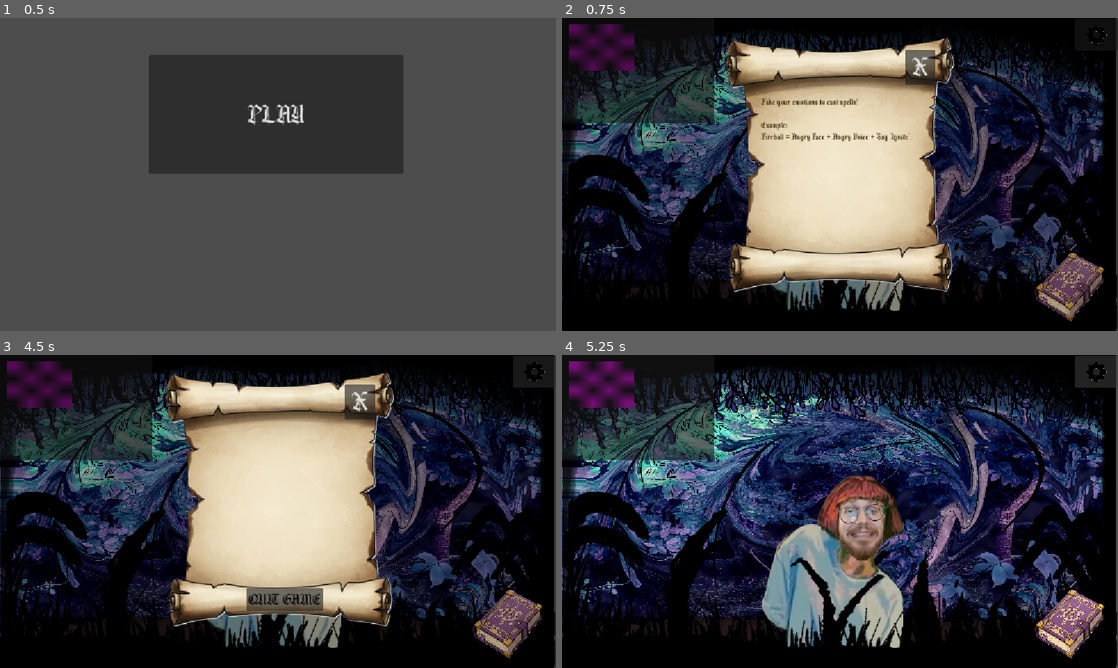
Above: before the commit, frames 1-4 (two rows, left to right).
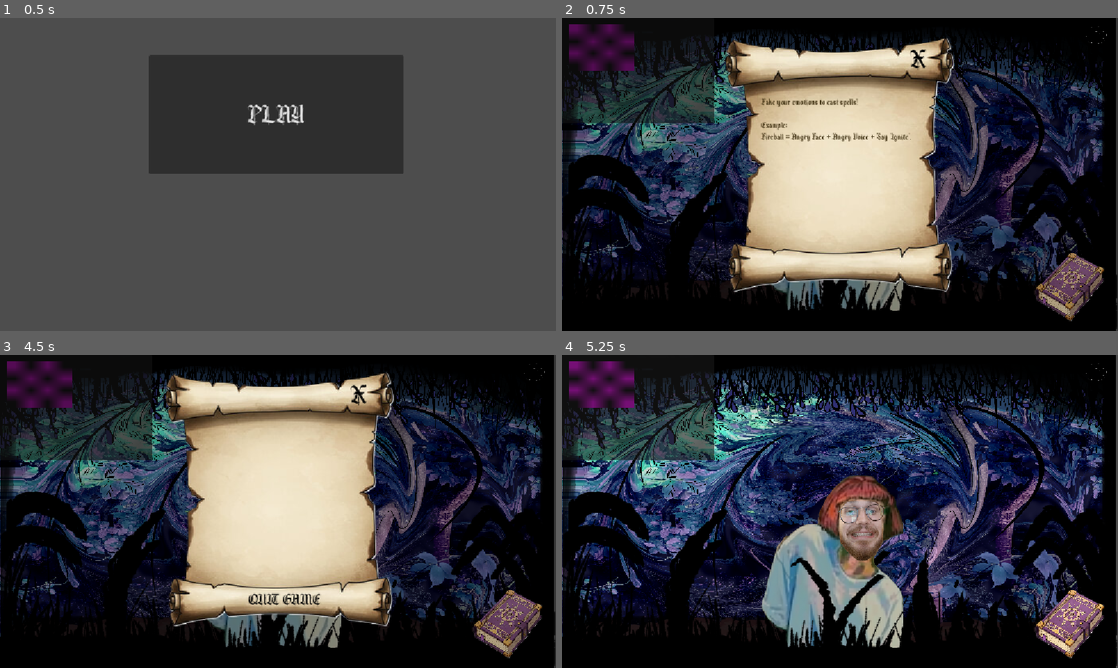
Above: after the commit, the same moments.

Repository: kkentia/Multimodal-Emotion-Recognition
Game: Godot game, scene res://Scences/StartScreen.tscn
The game is run twice, just before and just after one commit, with the same random seed, the same clock (stepped at 60 frames per second) and the same inputs.
Inputs (mouse positions are in pixels of both pictures, inside the frame that each line leads up to):
- Up to frame 1 (0.5 s): no input
- Up to frame 2 (0.75 s): click "PLAY" at 0.5 s
- Up to frame 3 (4.5 s): click (505, 624) at 1.25 s; click (505, 624) at 2 s; click (505, 624) at 2.75 s; click "X" at 3.5 s; click (533, 370) at 4.25 s
- Up to frame 4 (5.25 s): tap Enter at 5 s

Frame 1 is identical in both runs. In frame 2, 0.5% of the frame differs, in the area x 61-68%, y 10-22%; in frame 3, 1.5%, in the area x 44-98%, y 5-82%; in frame 4, 0.6%.

Commit message:
godot changes in Inspector

Diff:
--- a/fake-it-till'-you-make-it/Scences/ui.tscn
+++ b/fake-it-till'-you-make-it/Scences/ui.tscn
@@ -107,13 +107,15 @@
 
 [node name="CloseBtn" type="Button" parent="tutorial/TextureRect" unique_id=770232922]
 layout_mode = 0
-offset_left = 426.0
-offset_top = 60.0
-offset_right = 488.0
-offset_bottom = 131.0
+offset_left = 422.0
+offset_top = 44.0
+offset_right = 484.0
+offset_bottom = 117.0
+theme_override_colors/font_color = Color(0, 0, 0, 1)
 theme_override_fonts/font = ExtResource("6_varqg")
 theme_override_font_sizes/font_size = 50
 text = "X"
+flat = true
 
 [node name="Settings" type="Button" parent="." unique_id=1293735417]
 offset_left = 1063.0
@@ -121,6 +123,7 @@
 offset_right = 1151.0
 offset_bottom = 68.0
 icon = ExtResource("8_xfvjy")
+flat = true
 expand_icon = true
 
 [node name="settings" type="ColorRect" parent="Settings" unique_id=333948148]
@@ -141,13 +144,15 @@
 
 [node name="CloseBtn" type="Button" parent="Settings/settings/TextureRect" unique_id=1599084933]
 layout_mode = 0
-offset_left = 426.0
-offset_top = 60.0
-offset_right = 488.0
-offset_bottom = 131.0
+offset_left = 423.0
+offset_top = 46.0
+offset_right = 485.0
+offset_bottom = 119.0
+theme_override_colors/font_color = Color(0, 0, 0, 1)
 theme_override_fonts/font = ExtResource("6_varqg")
 theme_override_font_sizes/font_size = 50
 text = "X"
+flat = true
 
 [node name="ExitGame" type="Button" parent="Settings/settings/TextureRect" unique_id=885470382]
 layout_mode = 0
@@ -160,6 +165,7 @@
 theme_override_fonts/font = ExtResource("6_varqg")
 theme_override_font_sizes/font_size = 30
 text = "QUIT GAME"
+flat = true
 
 [connection signal="pressed" from="SpellbookBtn" to="." method="_on_spellbook_btn_pressed"]
 [connection signal="toggled" from="SpellbookBtn" to="." method="_on_spellbook_btn_toggled"]
Not shown, changed: models/train_face2.py
